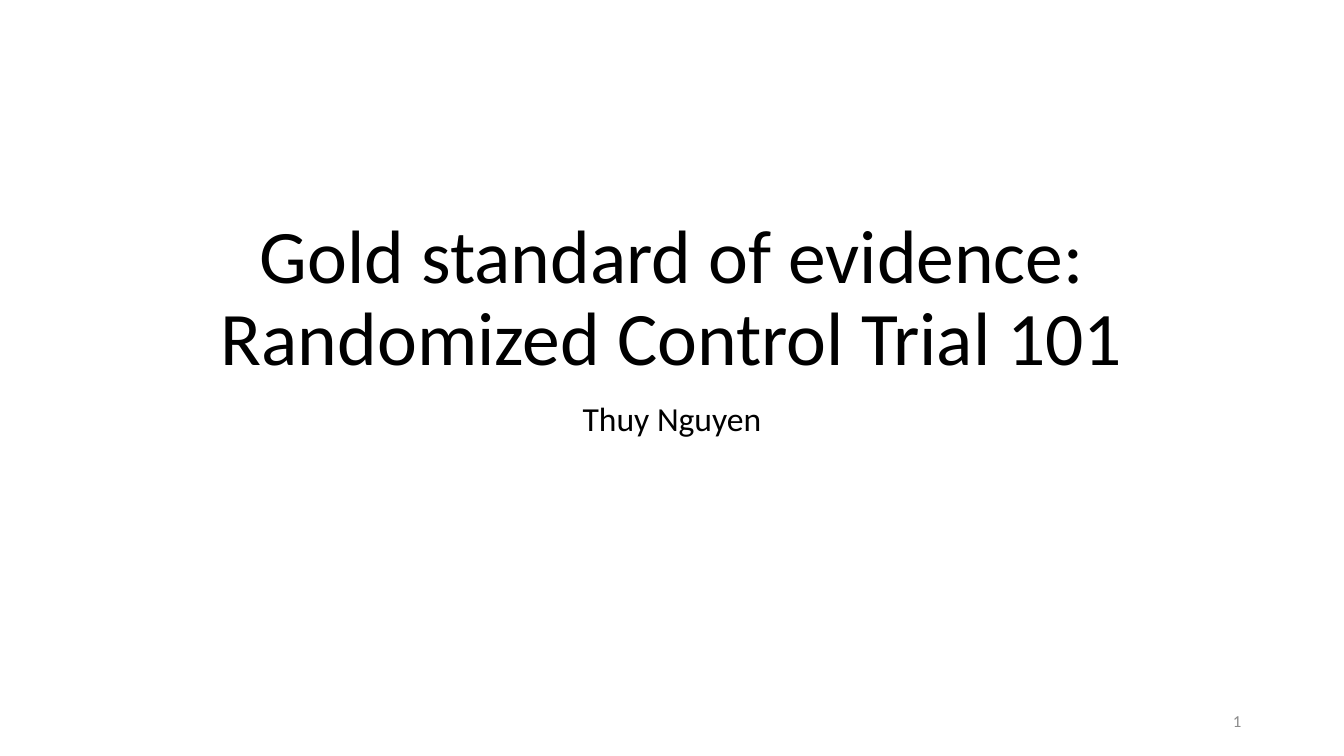
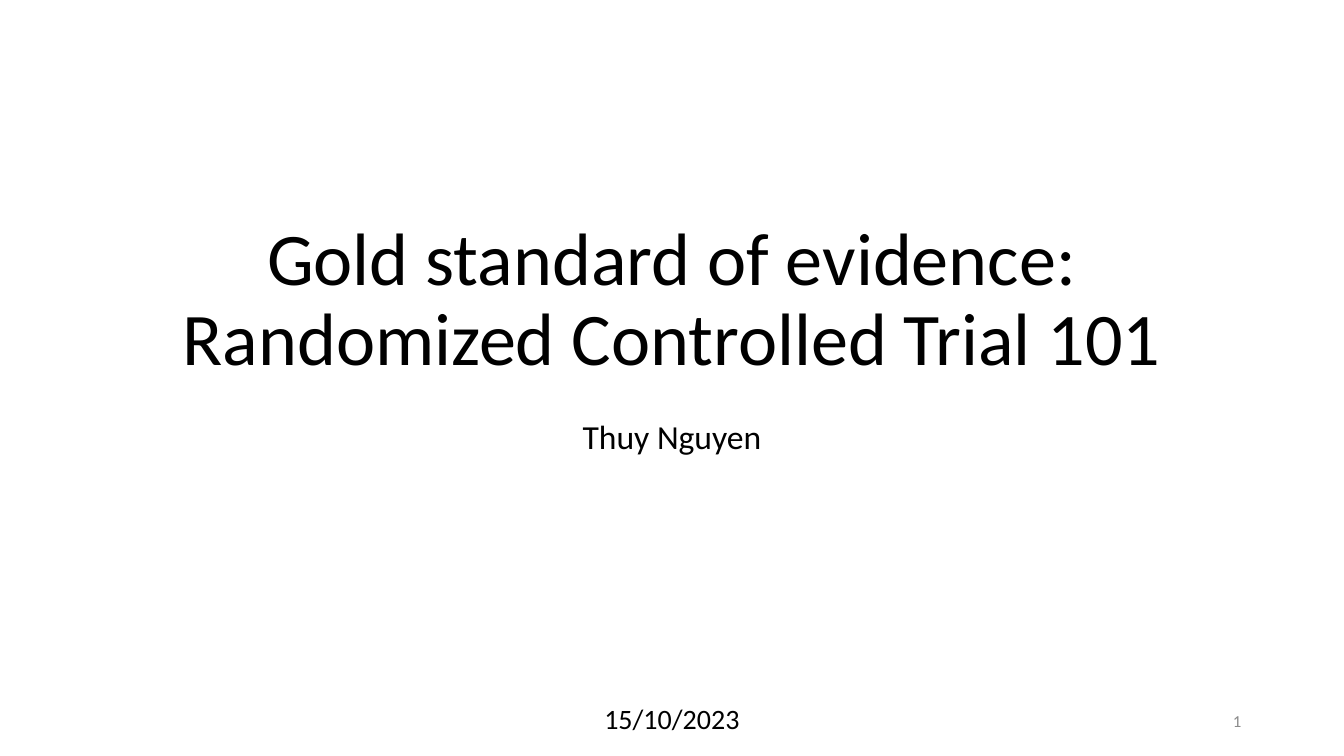
Before and after one commit to thuydtng/Adult-Education, a slide deck: slide 1 of Randomized Control Trial.pptx. Drawn at 1344x756 pixels with LibreOffice and Linux fonts; fonts in the diff are those of the drawing. Boxes give left, top, right and bottom in pixels: in the first picture for what was removed or moved away, otherwise in the second. Text is boxed around its words. In the diff, an @@ line names an element or a change of style, - is before the commit and + after.

```diff
--- a/Randomized Control Trial.pptx
+++ b/Randomized Control Trial.pptx
@@ title at (182,233,1161,366): text changed; size 54 to 53 pt @@
-Gold standard of evidence:
-Randomized Control Trial 101
+Gold standard of evidence:
+Randomized Controlled Trial 101
@@ subtitle "Thuy Nguyen": place and size @@
-subtitle "Thuy Nguyen" at (583,407,761,437)
+subtitle "Thuy Nguyen" at (583,425,761,455)
@@ text added at (604,709,739,731), 20 pt, text #000000 @@
+15/10/2023
```
Also in this commit, not shown: 15 other slides changed, 8 slides added, 1 other file.
